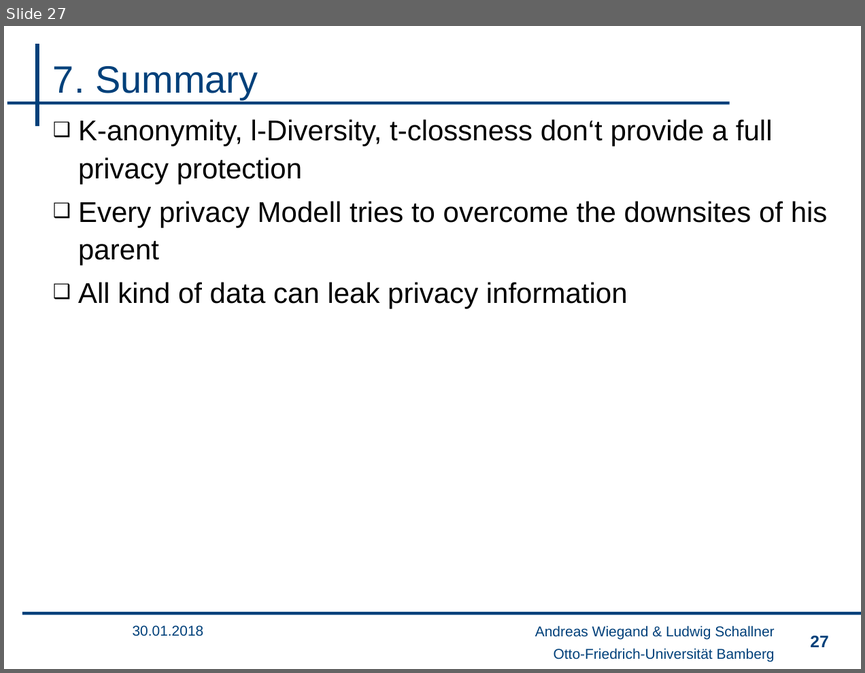
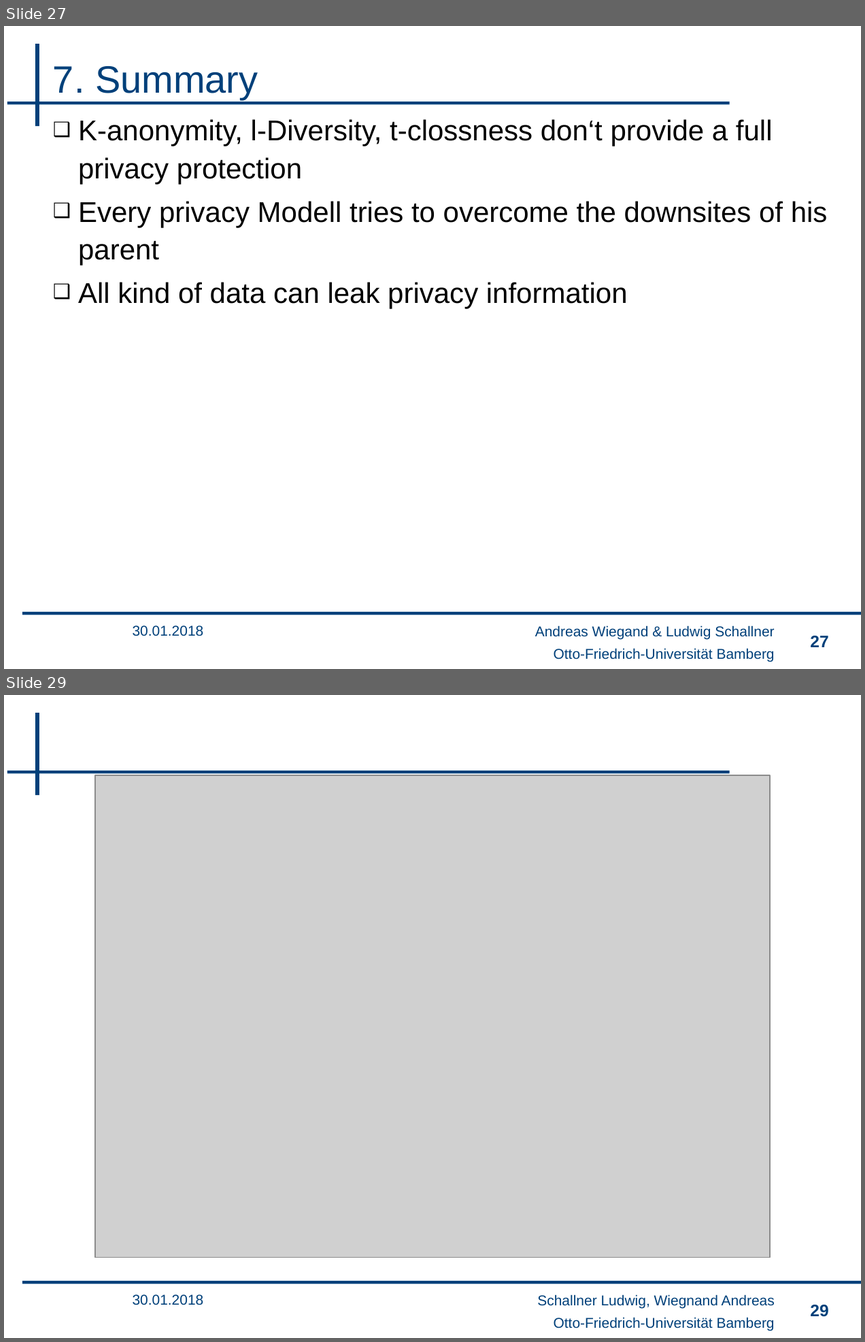
Before and after one commit to wsgan001/PSI-MSem, a slide deck: presentation/sicherheits_final_an.pptx. Shown one above the other, each under a label of ours: slide 27 before the commit, slides 27 and 29 after it; the slides between them are not shown. The pictures are 865x673 and 865x1342 pixels, drawn with LibreOffice and Linux fonts; fonts in the diff are those of the drawing; grey boxes stand for pictures; background and template pictures are left out. Boxes give left, top, right and bottom in pixels: in the first picture for what was removed or moved away, otherwise in the second. Text is boxed around its words. In the diff, an @@ line names an element or a change of style, - is before the commit and + after.

```diff
--- a/presentation/sicherheits_final_an.pptx
+++ b/presentation/sicherheits_final_an.pptx
@@ slide 29 added at <box>4,695,861,1338</box>, background #FFFFFF; not listed: 4 template elements that a slide beside it also shows @@
@@ picture added at <box>95,775,770,1257</box> @@
@@ text added at <box>133,1294,204,1305</box>, 12 pt, text #00407A @@
+30.01.2018
@@ text added at <box>537,1294,774,1308</box>, 12 pt, text #00407A @@
+Schallner Ludwig, Wiegnand Andreas
@@ page number added at <box>810,1304,828,1317</box>, 14 pt, text #00407A @@
+29
```
Also in this commit, not shown: 4 other slides added.
